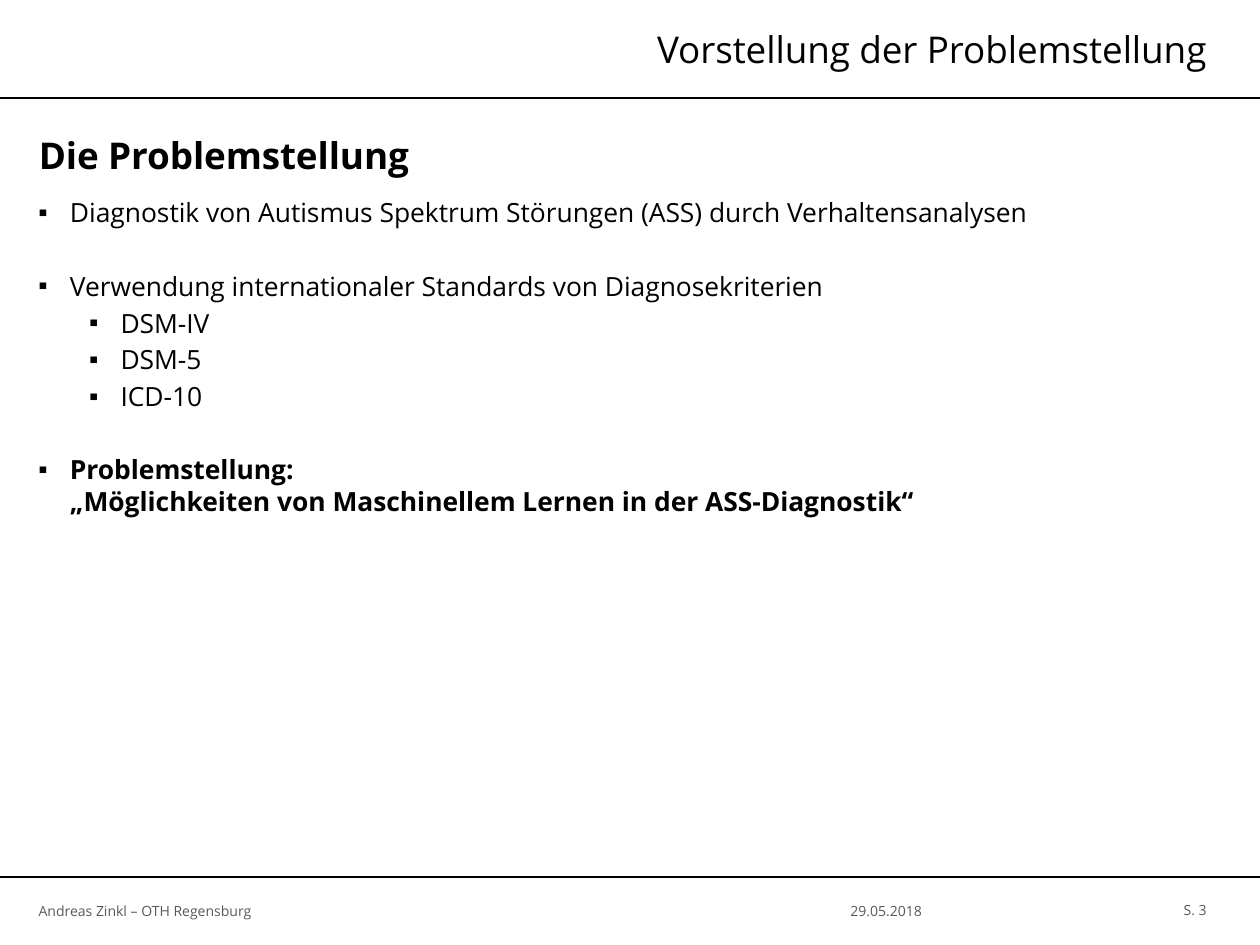
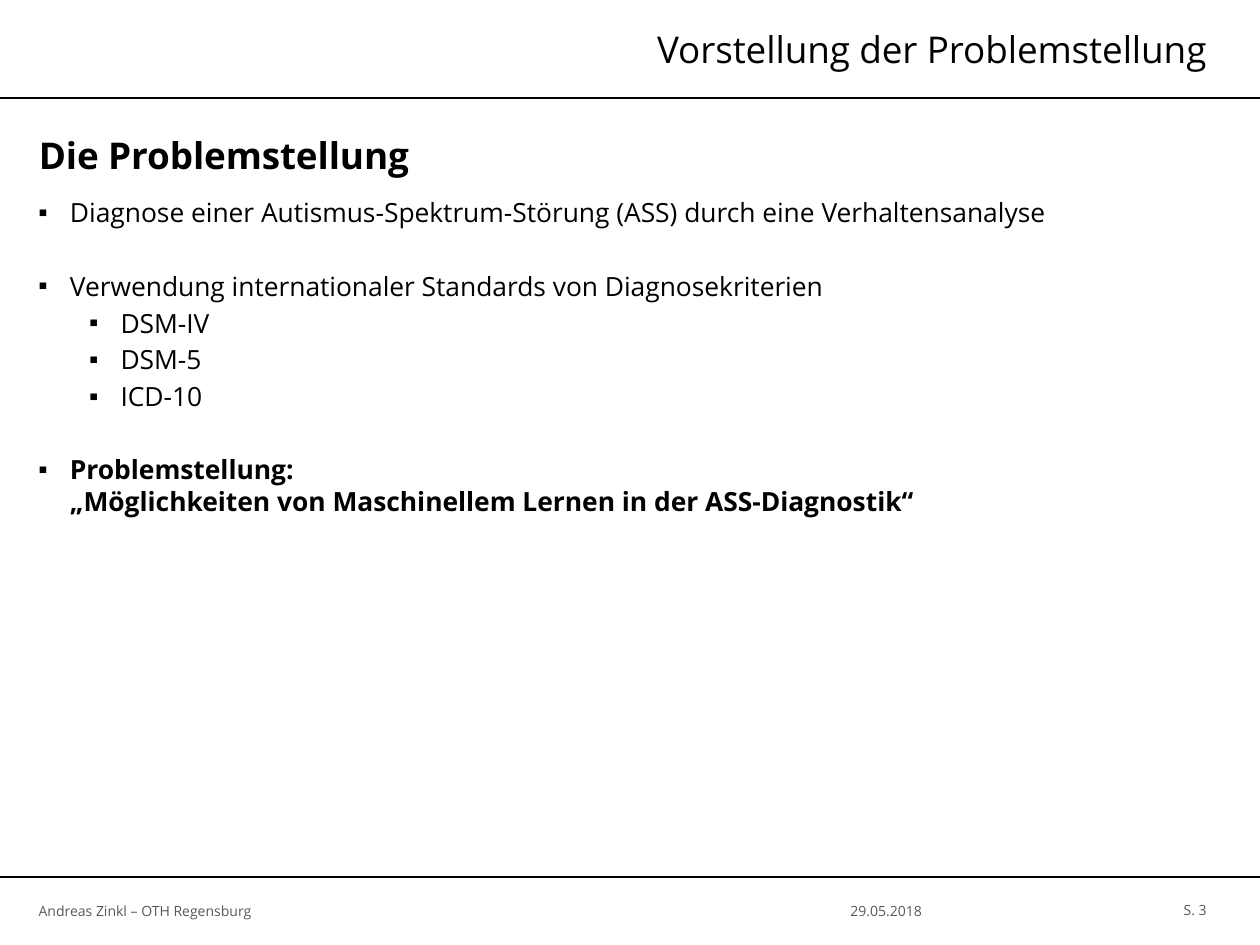
Before and after one commit to zinklandi/Autism_Classification_Paper, a slide deck: slide 3 of IML-Praesentation.pptx. Drawn at 1260x945 pixels with LibreOffice and Linux fonts; fonts in the diff are those of the drawing; background and template pictures are left out. Boxes give left, top, right and bottom in pixels: in the first picture for what was removed or moved away, otherwise in the second. Text is boxed around its words. In the diff, an @@ line names an element or a change of style, - is before the commit and + after.

```diff
--- a/IML-Praesentation.pptx
+++ b/IML-Praesentation.pptx
@@ text at bbox=[70, 202, 1046, 229]: text changed @@
-▪ Diagnostik von Autismus Spektrum Störungen (ASS) durch Verhaltensanalysen
+▪ Diagnose einer Autismus-Spektrum-Störung (ASS) durch eine Verhaltensanalyse
```
Also in this commit, not shown: 6 other slides changed.
